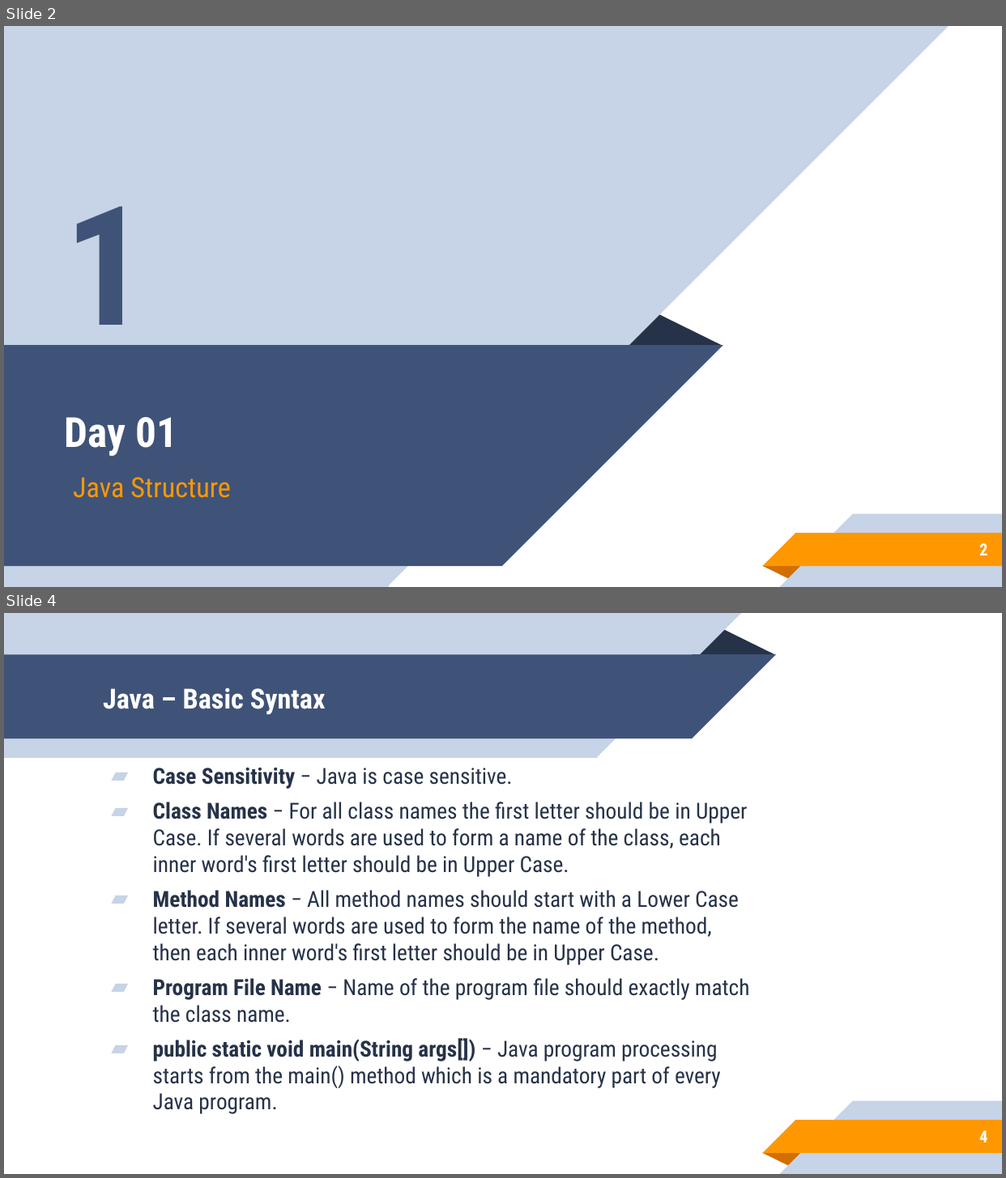
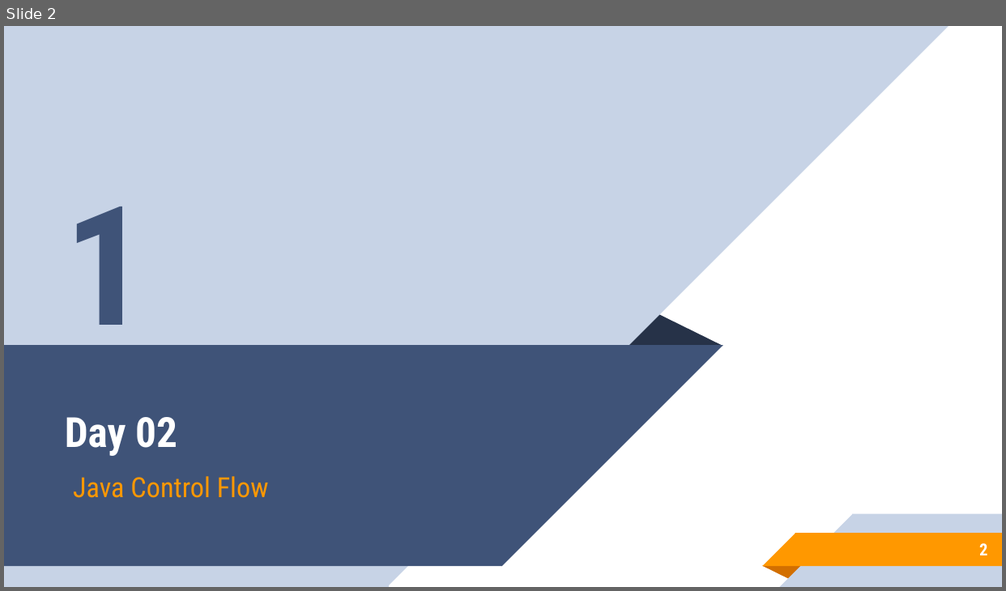
Before and after one commit to aronipurwanto/materi-xa, a slide deck: java-logic/Slide-Java-Logic-02.pptx. Shown one above the other, each under a label of ours: slides 2 and 4 before the commit, slide 2 after it; the slides between them are not shown. The pictures are 1006x1178 and 1006x591 pixels, drawn with LibreOffice and Linux fonts; fonts in the diff are those of the drawing. Boxes give left, top, right and bottom in pixels: in the first picture for what was removed or moved away, otherwise in the second. Text is boxed around its words. In the diff, an @@ line names an element or a change of style, - is before the commit and + after.

```diff
--- a/java-logic/Slide-Java-Logic-02.pptx
+++ b/java-logic/Slide-Java-Logic-02.pptx
@@ slide 4 removed at [4, 613, 1002, 1174], background #FFFFFF; not listed: 5 template elements that a slide beside it also shows @@
@@ group removed at [4, 613, 775, 758]: 2 rectangles, 2 right triangles, 1 triangle @@
@@ title removed at [103, 688, 326, 715] @@
-Java – Basic Syntax
@@ text removed at [153, 768, 749, 1114] @@
-▰ Case Sensitivity − Java is case sensitive.
-▰ Class Names − For all class names the first letter should be in Upper Case. If several words are used to form a name of the class, each inner word's first letter should be in Upper Case.
-▰ Method Names − All method names should start with a Lower Case letter. If several words are used to form the name of the method, then each inner word's first letter should be in Upper Case.
-▰ Program File Name − Name of the program file should exactly match the class name.
-▰ public static void main(String args[]) − Java program processing starts from the main() method which is a mandatory part of every Java program.
@@ page number removed at [979, 1131, 987, 1143] @@
-4
@@ slide 2 changed as well @@
@@ title at [65, 417, 177, 456]: text changed @@
-Day 01
+Day 02
@@ subtitle at [73, 476, 269, 498]: text changed @@
-Java Structure
+Java Control Flow
```
Also in this commit, not shown: 1 other slide changed, 48 other slides removed, 2 other files.
